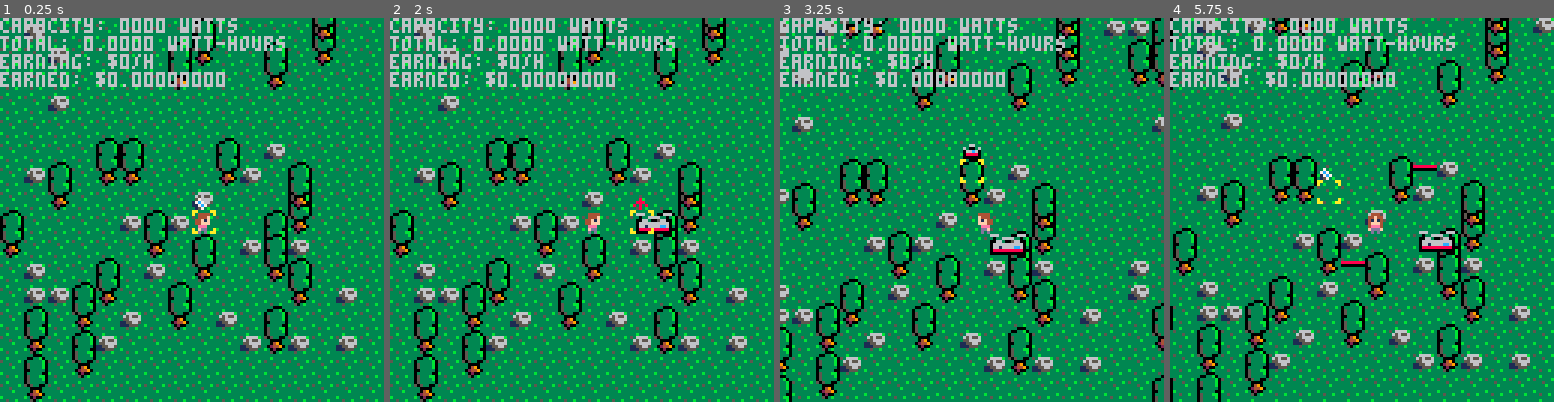
Above: before the commit, frames 1-4 (left to right).
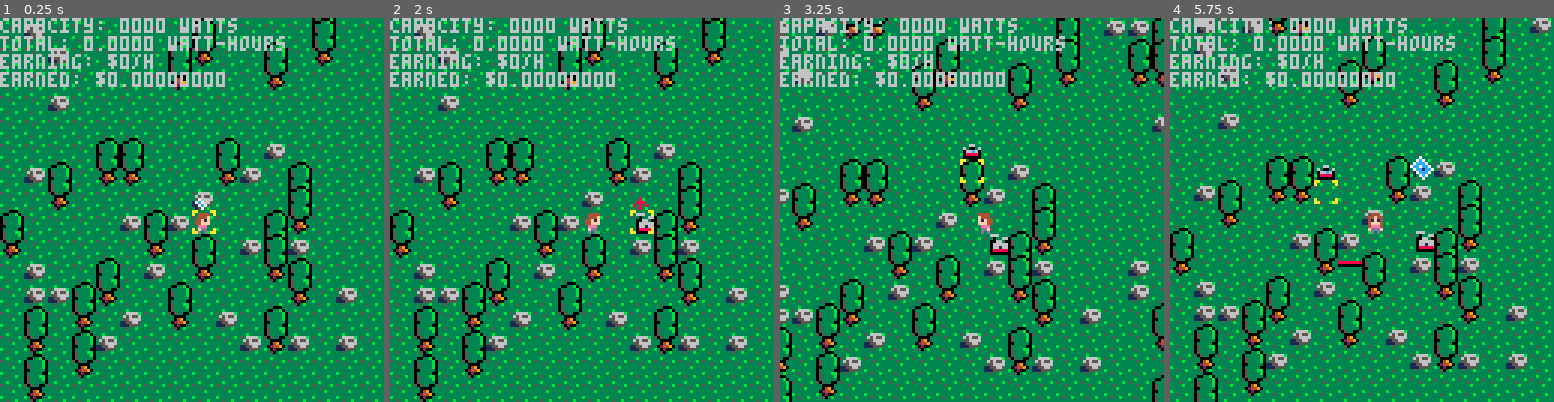
Above: after the commit, the same moments.

Repository: sargon2/pico8
Game: PICO-8 cartridge mine/solar_sally/solar_sally.p8
The game is run twice, just before and just after one commit, with the same random seed, the same clock (stepped at 60 frames per second) and the same inputs.
Inputs:
- Up to frame 1 (0.25 s): no input
- Up to frame 2 (2 s): tap X (X key) at 0.33, 1.07, 1.85 s; tap O (Z key) at 0.7, 1.7 s; hold Right from 1.6 s (still down)
- Up to frame 3 (3.25 s): release Right at 2.1 s; tap O (Z key) at 2.1, 2.5, 2.9 s; hold Up 2.15-2.42 s; hold Right 2.47-3.03 s; tap X (X key) at 2.97 s; hold Left from 3.08 s (still down)
- Up to frame 4 (5.75 s): tap O (Z key) every 0.4 s from 3.3 to 5.7 s; release Left at 3.58 s; hold Down 3.63-3.97 s; hold Right 4.02-4.68 s; tap X (X key) at 4.08, 5.2 s; hold Up 4.73-5.03 s; hold Left 5.08-5.68 s; hold Down from 5.73 s (still down)

The runs differ from the first frame. In frame 1, 0.4% of the frame differs, in the area x 75-87%, y 0-50%; in frame 2, 0.6%; in frame 3, 0.7%; in frame 4, 32%, in the area x 0-100%, y 0-100%.

Commit message:
Put treetops in a different Z order

Diff:
--- a/mine/solar_sally/entities/Trees.lua
+++ b/mine/solar_sally/entities/Trees.lua
@@ -7,7 +7,8 @@
 
     Attributes.set_attr(Trees.ent_id, "WalkingObstruction", true)
 
-    Drawable.add_tile_draw_fn(ZValues["Trees"], Trees.ent_id, Trees.draw_tree)
+    Drawable.add_tile_draw_fn(ZValues["TreeBottoms"], Trees.ent_id, Trees.draw_tree)
+    Drawable.add_tile_draw_fn(ZValues["TreeTops"], Trees.ent_id, Trees.draw_tree_top)
 
     for i=1,1000 do
         local x = flr(rnd(100))-50
@@ -18,5 +19,8 @@
 
 function Trees.draw_tree(x, y)
     Sprites.draw_spr("tree_bottom", x, y)
+end
+
+function Trees.draw_tree_top(x, y)
     Sprites.draw_spr("tree_top", x, y-1)
 end
--- a/mine/solar_sally/indexes/ZValues.lua
+++ b/mine/solar_sally/indexes/ZValues.lua
@@ -8,13 +8,14 @@
     Transformers = 2,
     Wire = 2,
     GridWire = 2,
-    Trees = 2,
-    Character = 2,
-    Placement = 3,
-    PanelCalculator = 3
+    TreeBottoms = 2,
+    Character = 3,
+    TreeTops = 4,
+    Placement = 5,
+    PanelCalculator = 6,
 }
 
 function ZValues.get_max()
     -- TODO actually calculate it
-    return 3
+    return 6
 end
